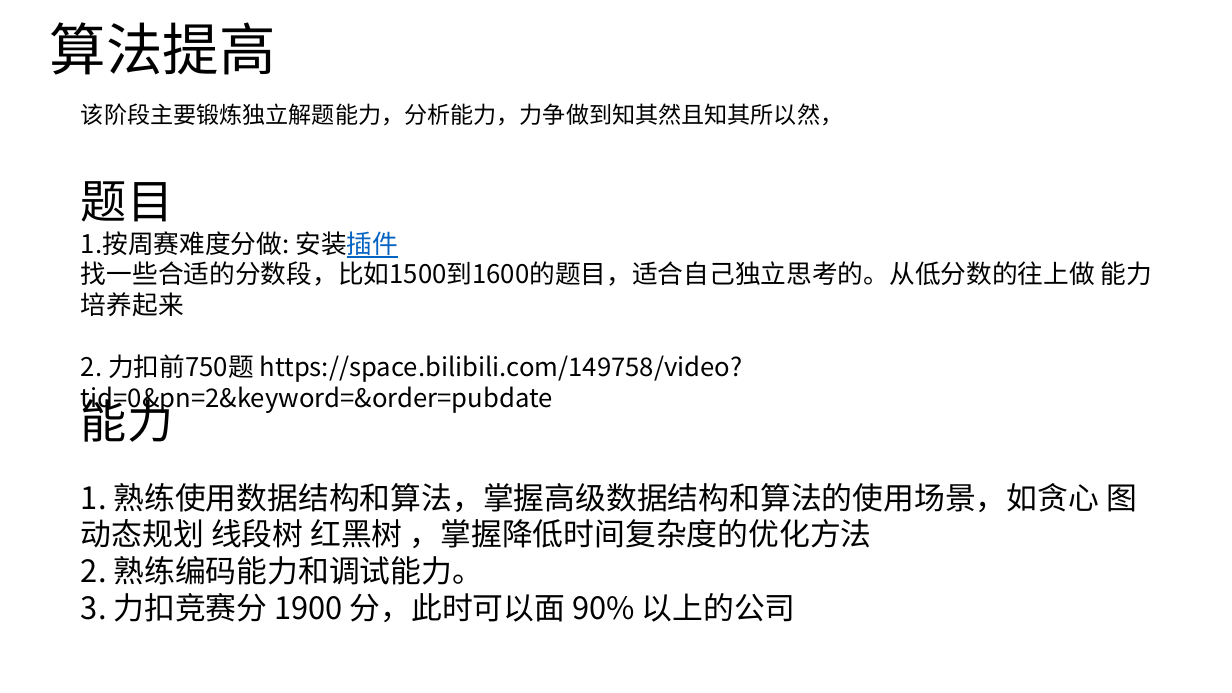
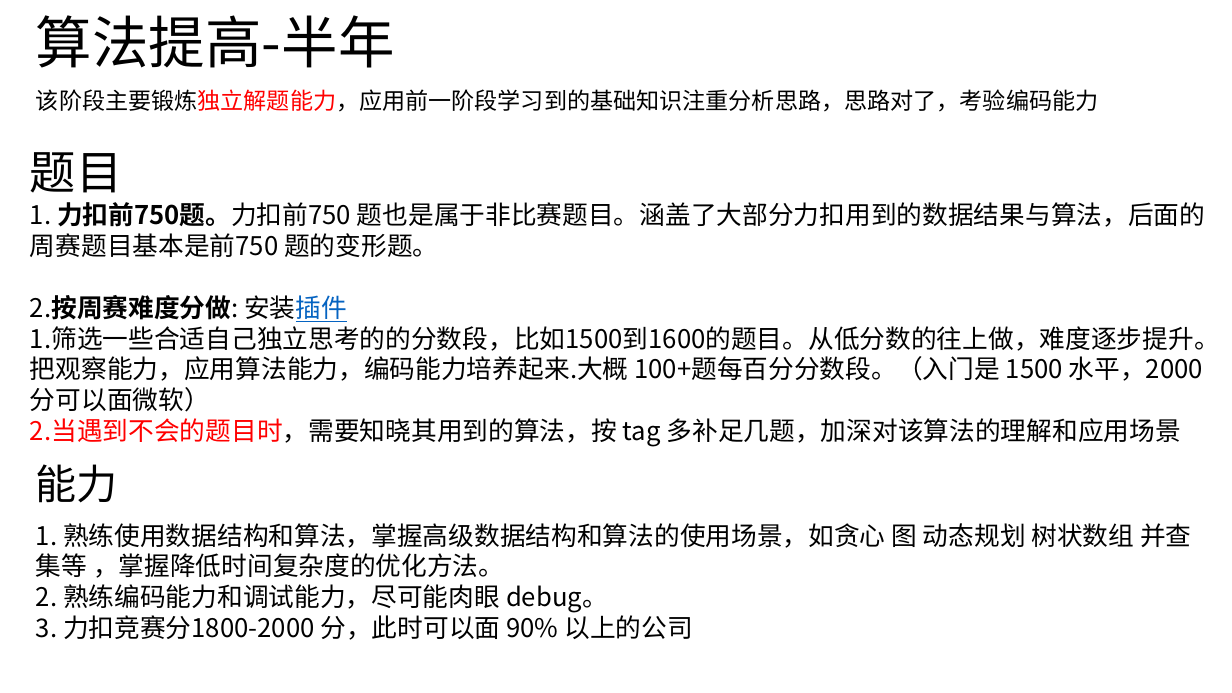
Before and after one commit to aiwujingxin/Algorithms, a slide deck: slide 2 of xmind/刷题指南.pptx. Drawn at 1232x693 pixels with LibreOffice and Linux fonts; fonts in the diff are those of the drawing. Boxes give left, top, right and bottom in pixels: in the first picture for what was removed or moved away, otherwise in the second. Text is boxed around its words. In the diff, an @@ line names an element or a change of style, - is before the commit and + after.

Commit message:
学习总结.ppt

```diff
--- a/xmind/刷题指南.pptx
+++ b/xmind/刷题指南.pptx
@@ text at box(36, 15, 395, 68): text changed @@
-算法提高
+算法提高-半年
@@ text at box(36, 89, 1099, 112): text changed @@
-该阶段主要锻炼独立解题能力，分析能力，力争做到知其然且知其所以然，
+该阶段主要锻炼独立解题能力，应用前一阶段学习到的基础知识注重分析思路，思路对了，考验编码能力
@@ text at box(30, 152, 1220, 447): text changed @@
-题目
-1.按周赛难度分做: 安装插件
-找一些合适的分数段，比如1500到1600的题目，适合自己独立思考的。从低分数的往上做 能力培养起来
-2. 力扣前750题 https://space.bilibili.com/149758/video?tid=0&pn=2&keyword=&order=pubdate
+题目
+1. 力扣前750题。力扣前750 题也是属于非比赛题目。涵盖了大部分力扣用到的数据结果与算法，后面的周赛题目基本是前750 题的变形题。
+2.按周赛难度分做: 安装插件
+1.筛选一些合适自己独立思考的的分数段，比如1500到1600的题目。从低分数的往上做，难度逐步提升。把观察能力，应用算法能力，编码能力培养起来.大概 100+题每百分分数段。（入门是 1500 水平，2000 分可以面微软）
+  2.当遇到不会的题目时，需要知晓其用到的算法，按 tag 多补足几题，加深对该算法的理解和应用场景
@@ text "能力": place and size @@
-text "能力" at box(81, 391, 173, 442)
+text "能力" at box(36, 464, 118, 503)
@@ text "能力" at box(36, 464, 118, 503): size 36 to 32 pt @@
@@ text at box(36, 523, 1191, 640): text changed; size 24 to 20 pt @@
-1. 熟练使用数据结构和算法，掌握高级数据结构和算法的使用场景，如贪心 图 动态规划 线段树 红黑树 ，掌握降低时间复杂度的优化方法
-2. 熟练编码能力和调试能力。
-3. 力扣竞赛分 1900 分，此时可以面 90% 以上的公司
+1. 熟练使用数据结构和算法，掌握高级数据结构和算法的使用场景，如贪心 图 动态规划 树状数组 并查集等 ，掌握降低时间复杂度的优化方法。
+2. 熟练编码能力和调试能力，尽可能肉眼 debug。
+3. 力扣竞赛分1800-2000 分，此时可以面 90% 以上的公司
```
Also in this commit, not shown: 3 other slides changed, 1 slide added.
